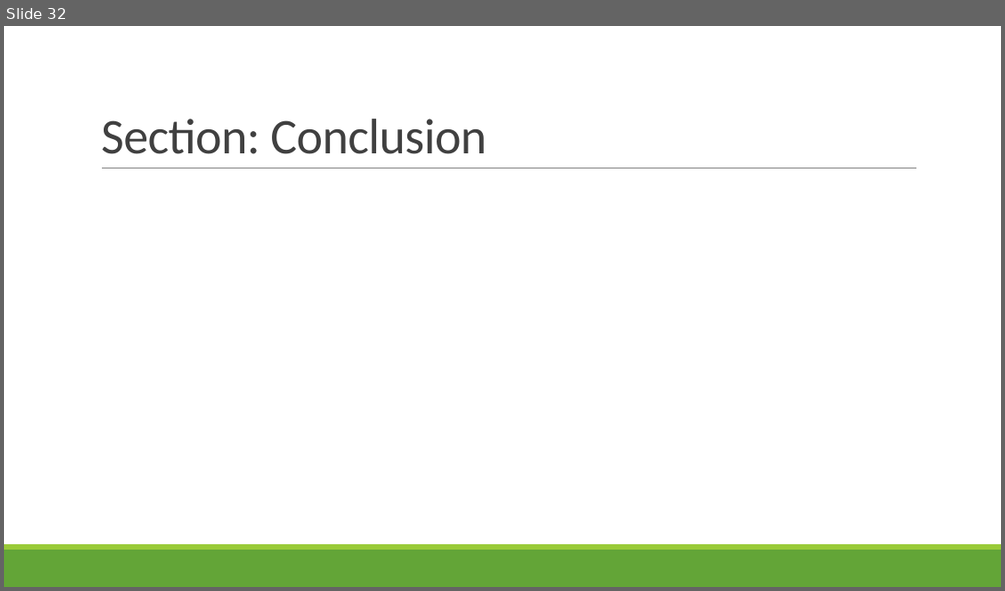
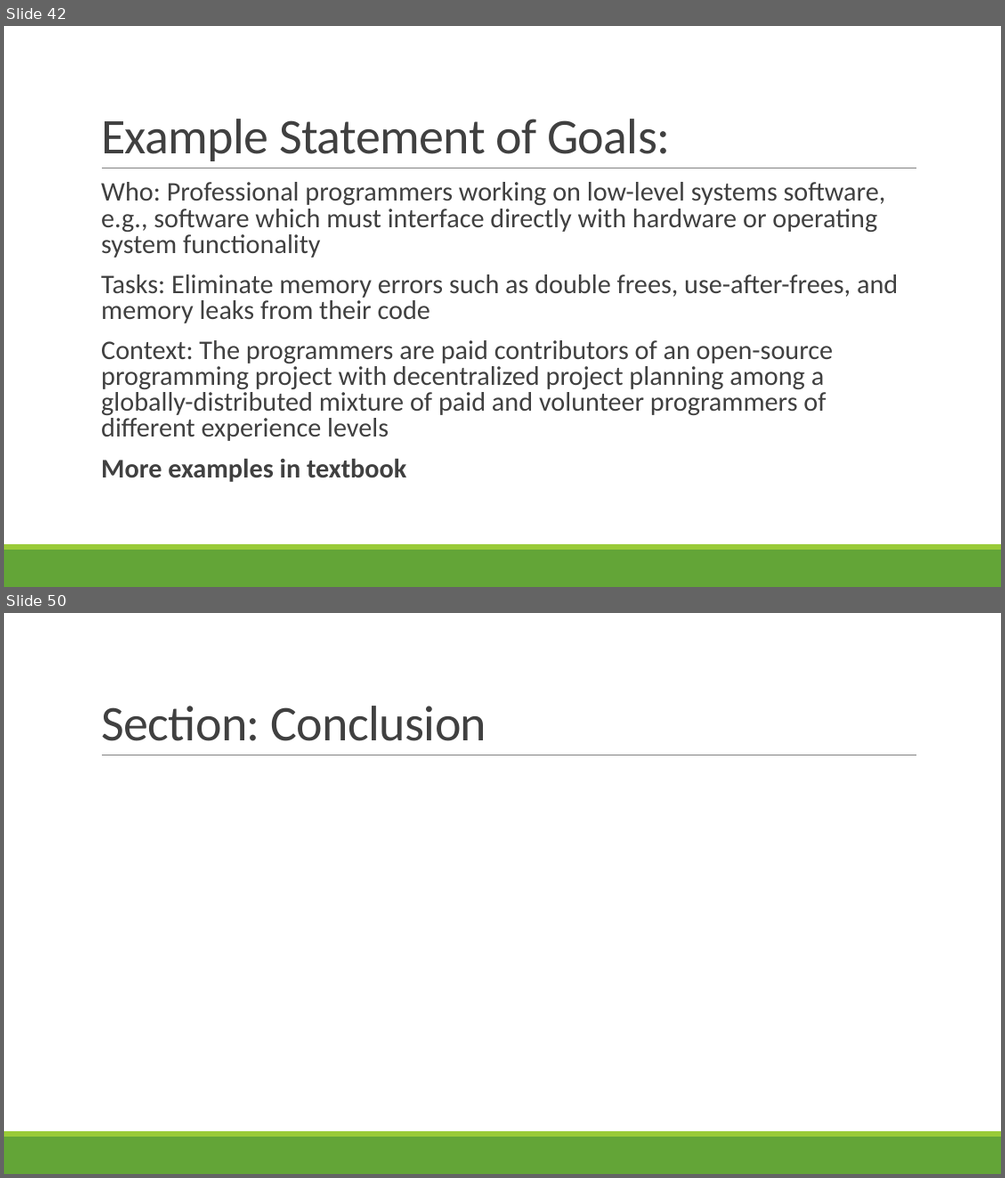
Before and after one commit to rbohrer/pl-course, a slide deck: LectureSlides/08Design1.pptx. Shown one above the other, each under a label of ours: slide 32 before the commit, slides 42 and 50 after it; the slides between them are not shown. The pictures are 1005x591 and 1005x1178 pixels, drawn with LibreOffice and Linux fonts; fonts in the diff are those of the drawing. Boxes give left, top, right and bottom in pixels: in the first picture for what was removed or moved away, otherwise in the second. Text is boxed around its words. In the diff, an @@ line names an element or a change of style, - is before the commit and + after.

```diff
--- a/LectureSlides/08Design1.pptx
+++ b/LectureSlides/08Design1.pptx
@@ slide 42 added at (4, 26, 1001, 587), background #FFFFFF; not listed: 3 template elements that a slide beside it also shows @@
@@ title added at (101, 119, 670, 161), 48 pt, text #404040 @@
+Example Statement of Goals:
@@ text added at (101, 182, 898, 482), 25.9 pt, text #404040 @@
+  Who: Professional programmers working on low-level systems software, e.g., software which must interface directly with hardware or operating system functionality
+  Tasks: Eliminate memory errors such as double frees, use-after-frees, and memory leaks from their code
+  Context: The programmers are paid contributors of an open-source programming project with decentralized project planning among a globally-distributed mixture of paid and volunteer programmers of different experience levels
+  More examples in textbook
@@ what was slide 32 is now slide 50 @@
```
Also in this commit, not shown: 2 slides changed, 17 other slides added.
